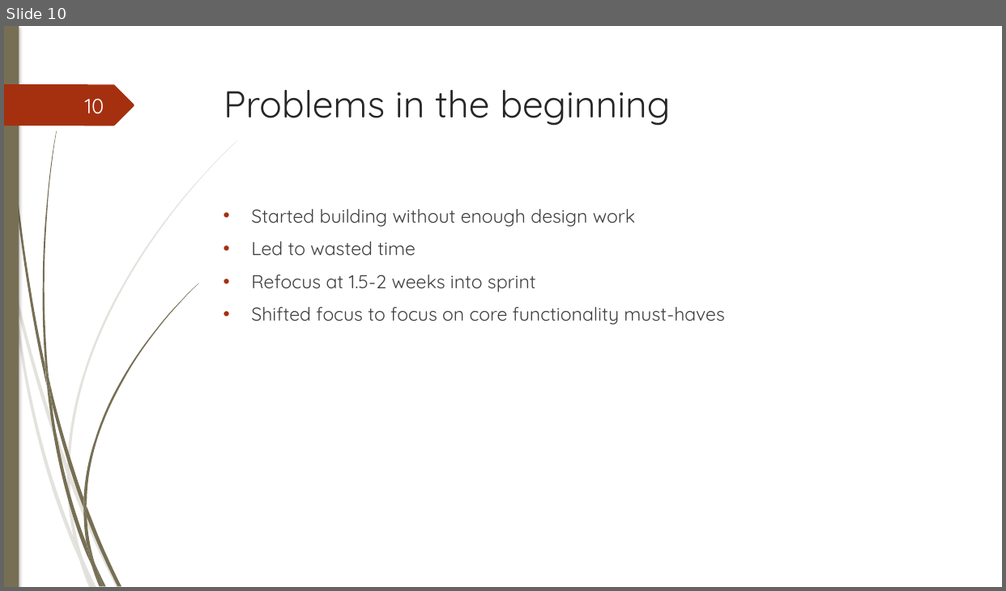
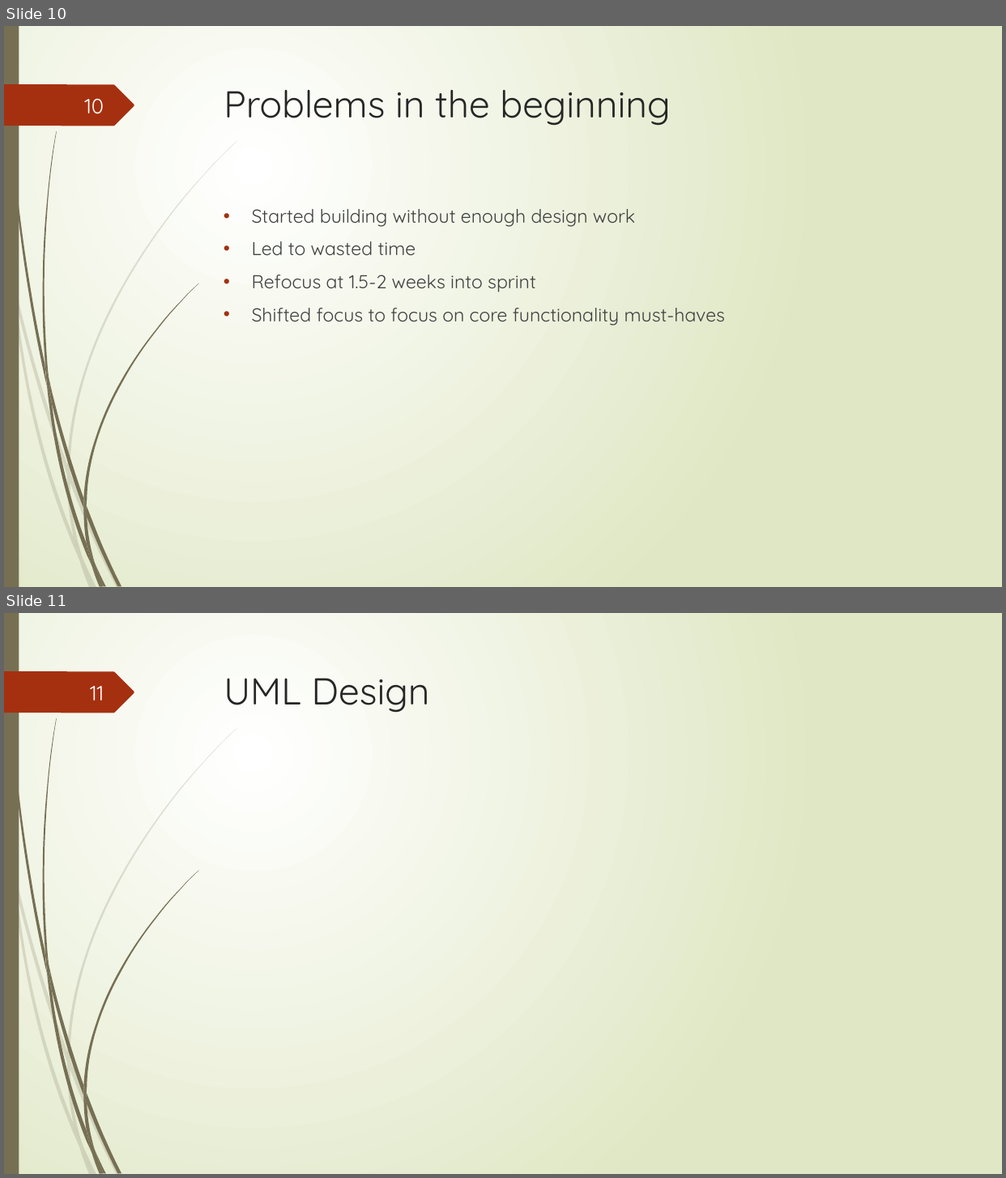
Before and after one commit to junmin-yee/Landmarked, a slide deck: Presentations/Sprint01 ReviewMeeting.pptx. Shown one above the other, each under a label of ours: slide 10 before the commit, slides 10 and 11 after it. The pictures are 1006x591 and 1006x1178 pixels, drawn with LibreOffice and Linux fonts; fonts in the diff are those of the drawing. Boxes give left, top, right and bottom in pixels: in the first picture for what was removed or moved away, otherwise in the second. Text is boxed around its words. In the diff, an @@ line names an element or a change of style, - is before the commit and + after.

```diff
--- a/Presentations/Sprint01 ReviewMeeting.pptx
+++ b/Presentations/Sprint01 ReviewMeeting.pptx
@@ slide 11 added at box(4, 613, 1002, 1174), background gradient #FFFFFF to #DFE8C4; not listed: 24 template elements that a slide beside it also shows @@
@@ title added at box(224, 678, 430, 713), 36 pt, text #262626 @@
+UML Design
@@ page number added at box(90, 686, 104, 700), 20 pt, text #FEFFFF @@
+11
@@ slide 10 changed as well @@
@@ background #FFFFFF to gradient #FFFFFF to #DFE8C4 @@
@@ rectangle at box(4, 26, 19, 587): shadow off @@
@@ outline redrawn in 13 elements at box(15, 284, 68, 475), box(70, 472, 120, 587), box(12, 288, 79, 561), box(67, 475, 83, 558), box(68, 140, 237, 472), box(74, 537, 93, 587), box(6, 26, 47, 386), box(87, 506, 121, 587), box(42, 131, 57, 379), box(83, 284, 198, 506), box(83, 509, 95, 565), box(83, 498, 87, 517), box(4, 84, 134, 126) @@
@@ text "Started building without enough design ..." at box(252, 209, 725, 326): indent changed @@
```
Also in this commit, not shown: 22 other slides changed, 3 other slides added, 9 slides removed.
